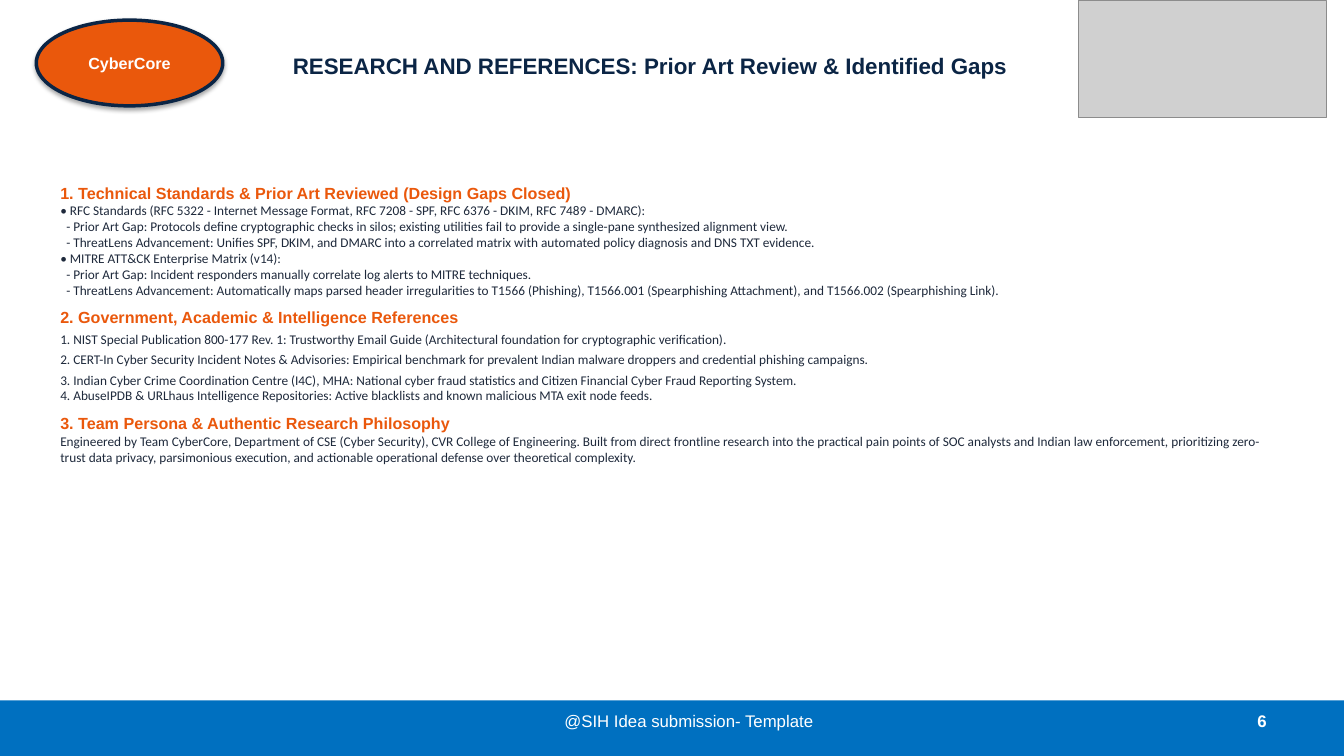
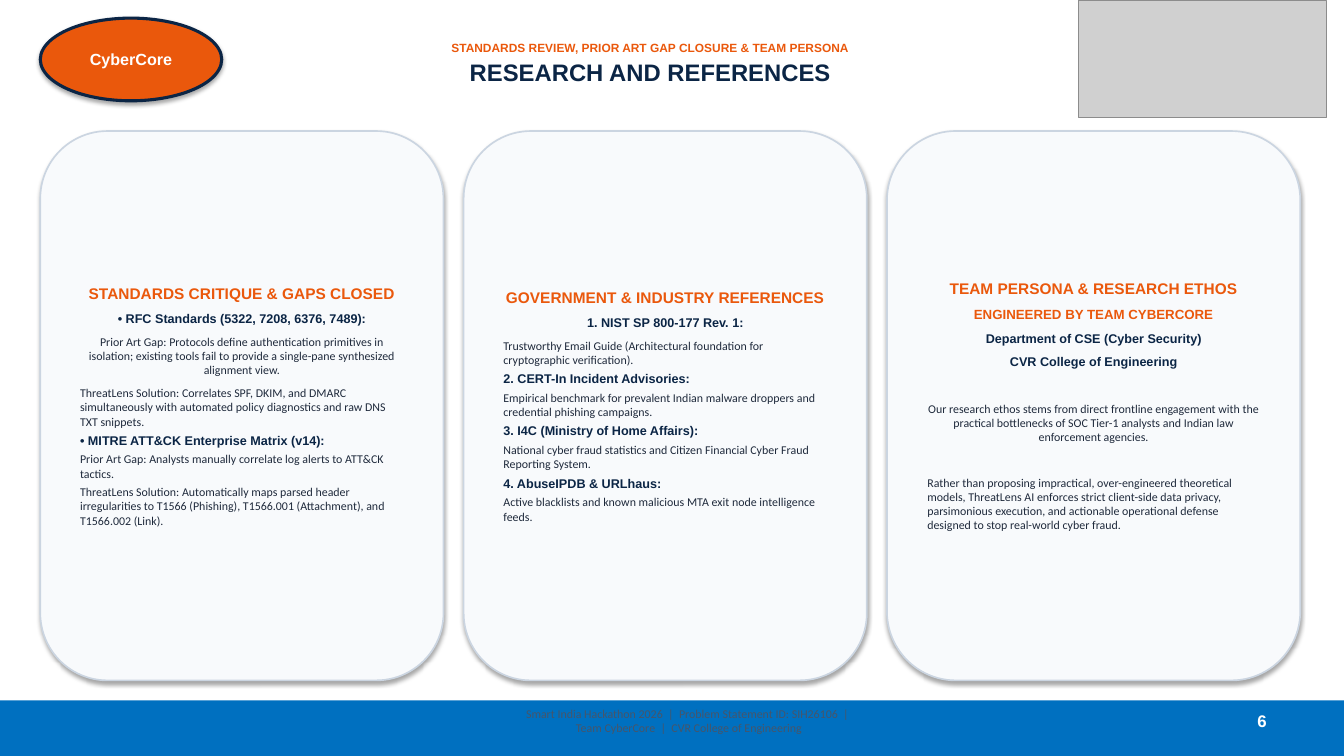
Before and after one commit to viswakpullepu/threatlens, a slide deck: slide 6 of SIH2026_ThreatLens_AI_Official_Submission.pptx. Drawn at 1344x756 pixels with LibreOffice and Linux fonts; fonts in the diff are those of the drawing; grey boxes stand for pictures. Boxes give left, top, right and bottom in pixels: in the first picture for what was removed or moved away, otherwise in the second. Text is boxed around its words. In the diff, an @@ line names an element or a change of style, - is before the commit and + after.

```diff
--- a/SIH2026_ThreatLens_AI_Official_Submission.pptx
+++ b/SIH2026_ThreatLens_AI_Official_Submission.pptx
@@ ellipse "CyberCore": place and size @@
-ellipse "CyberCore" at bbox=[36, 20, 223, 106]
+ellipse "CyberCore" at bbox=[40, 18, 222, 101]
@@ ellipse "CyberCore" at bbox=[40, 18, 222, 101]: outline #0B2545 2.5 pt to #0B2545 2.2 pt @@
@@ title at bbox=[451, 43, 849, 82]: text changed; size 16 to 8.5 pt; text colour #0B2545 to #EA580C @@
-RESEARCH AND REFERENCES: Prior Art Review & Identified Gaps
+STANDARDS REVIEW, PRIOR ART GAP CLOSURE & TEAM PERSONA
+RESEARCH AND REFERENCES
@@ rounded rectangle added at bbox=[40, 131, 444, 681], fill #F8FAFC, outline #CBD5E1 1.2 pt, 8.5 pt, text #1E293B @@
+STANDARDS CRITIQUE & GAPS CLOSED
+• RFC Standards (5322, 7208, 6376, 7489):
+Prior Art Gap: Protocols define authentication primitives in isolation; existing tools fail to provide a single-pane synthesized alignment view.
+ThreatLens Solution: Correlates SPF, DKIM, and DMARC simultaneously with automated policy diagnostics and raw DNS TXT snippets.
+• MITRE ATT&CK Enterprise Matrix (v14):
+Prior Art Gap: Analysts manually correlate log alerts to ATT&CK tactics.
+ThreatLens Solution: Automatically maps parsed header irregularities to T1566 (Phishing), T1566.001 (Attachment), and T1566.002 (Link).
@@ rounded rectangle added at bbox=[464, 131, 867, 681], fill #F8FAFC, outline #CBD5E1 1.2 pt, 8.5 pt, text #1E293B @@
+GOVERNMENT & INDUSTRY REFERENCES
+1. NIST SP 800-177 Rev. 1:
+Trustworthy Email Guide (Architectural foundation for cryptographic verification).
+2. CERT-In Incident Advisories:
+Empirical benchmark for prevalent Indian malware droppers and credential phishing campaigns.
+3. I4C (Ministry of Home Affairs):
+National cyber fraud statistics and Citizen Financial Cyber Fraud Reporting System.
+4. AbuseIPDB & URLhaus:
+Active blacklists and known malicious MTA exit node intelligence feeds.
@@ rounded rectangle added at bbox=[887, 131, 1301, 681], fill #F8FAFC, outline #CBD5E1 1.2 pt, 8.5 pt, text #1E293B @@
+TEAM PERSONA & RESEARCH ETHOS
+ENGINEERED BY TEAM CYBERCORE
+Department of CSE (Cyber Security)
+CVR College of Engineering
+Our research ethos stems from direct frontline engagement with the practical bottlenecks of SOC Tier-1 analysts and Indian law enforcement agencies.
+Rather than proposing impractical, over-engineered theoretical models, ThreatLens AI enforces strict client-side data privacy, parsimonious execution, and actionable operational defense designed to stop real-world cyber fraud.
@@ text removed at bbox=[60, 187, 1259, 464] @@
-1. Technical Standards & Prior Art Reviewed (Design Gaps Closed)
-• RFC Standards (RFC 5322 - Internet Message Format, RFC 7208 - SPF, RFC 6376 - DKIM, RFC 7489 - DMARC):
-- Prior Art Gap: Protocols define cryptographic checks in silos; existing utilities fail to provide a single-pane synthesized alignment view.
-- ThreatLens Advancement: Unifies SPF, DKIM, and DMARC into a correlated matrix with automated policy diagnosis and DNS TXT evidence.
-• MITRE ATT&CK Enterprise Matrix (v14):
-- Prior Art Gap: Incident responders manually correlate log alerts to MITRE techniques.
-- ThreatLens Advancement: Automatically maps parsed header irregularities to T1566 (Phishing), T1566.001 (Spearphishing Attachment), and T1566.002 (Spearphishing Link).
-2. Government, Academic & Intelligence References
-1. NIST Special Publication 800-177 Rev. 1: Trustworthy Email Guide (Architectural foundation for cryptographic verification).
-2. CERT-In Cyber Security Incident Notes & Advisories: Empirical benchmark for prevalent Indian malware droppers and credential phishing campaigns.
-3. Indian Cyber Crime Coordination Centre (I4C), MHA: National cyber fraud statistics and Citizen Financial Cyber Fraud Reporting System.
-4. AbuseIPDB & URLhaus Intelligence Repositories: Active blacklists and known malicious MTA exit node feeds.
-3. Team Persona & Authentic Research Philosophy
-Engineered by Team CyberCore, Department of CSE (Cyber Security), CVR College of Engineering. Built from direct frontline research into the practical pain points of SOC analysts and Indian law enforcement, prioritizing zero-trust data privacy, parsimonious execution, and actionable operational defense over theoretical complexity.
@@ text removed at bbox=[564, 715, 813, 731] @@
-@SIH Idea submission- Template
```
Also in this commit, not shown: 5 other slides changed, 1 other file.
